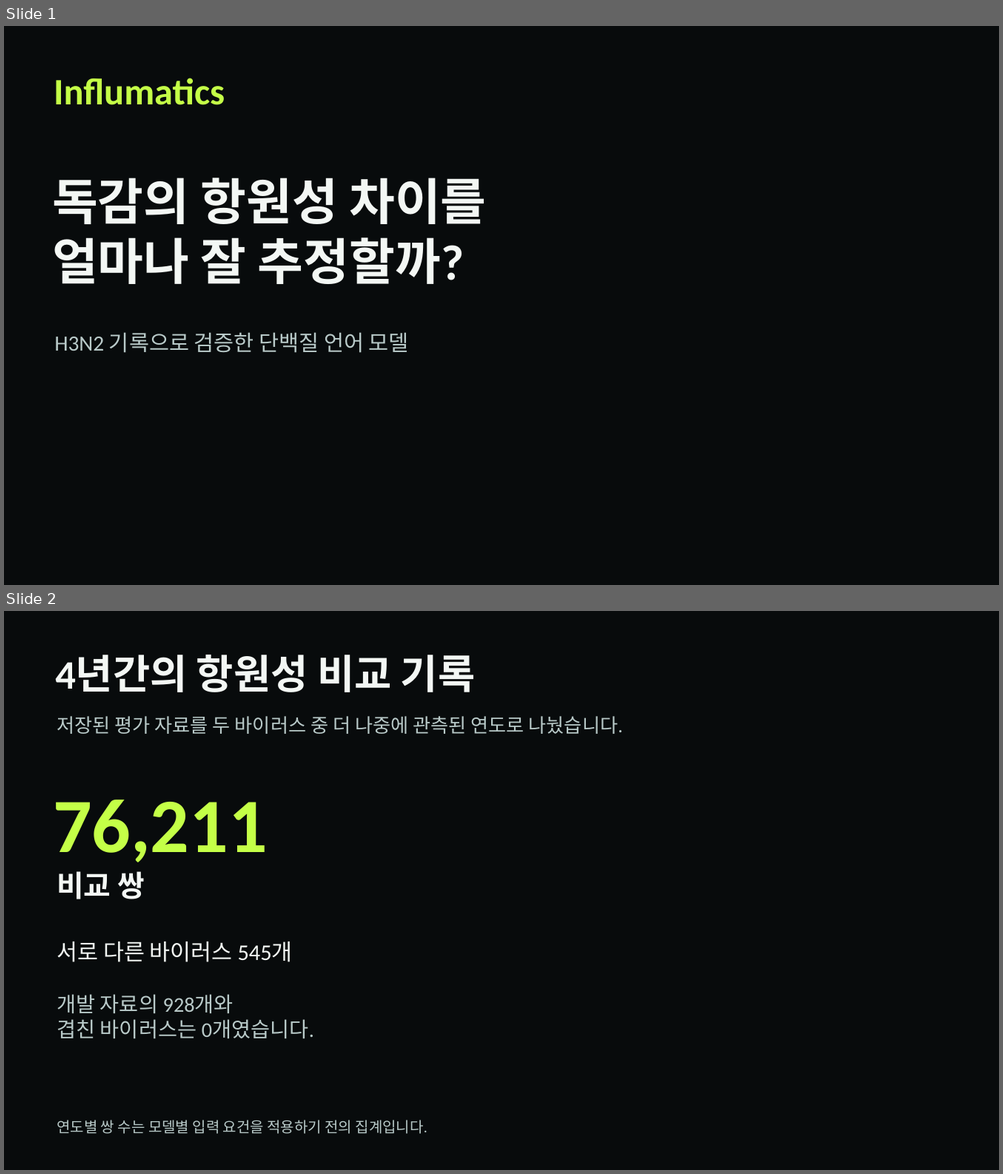
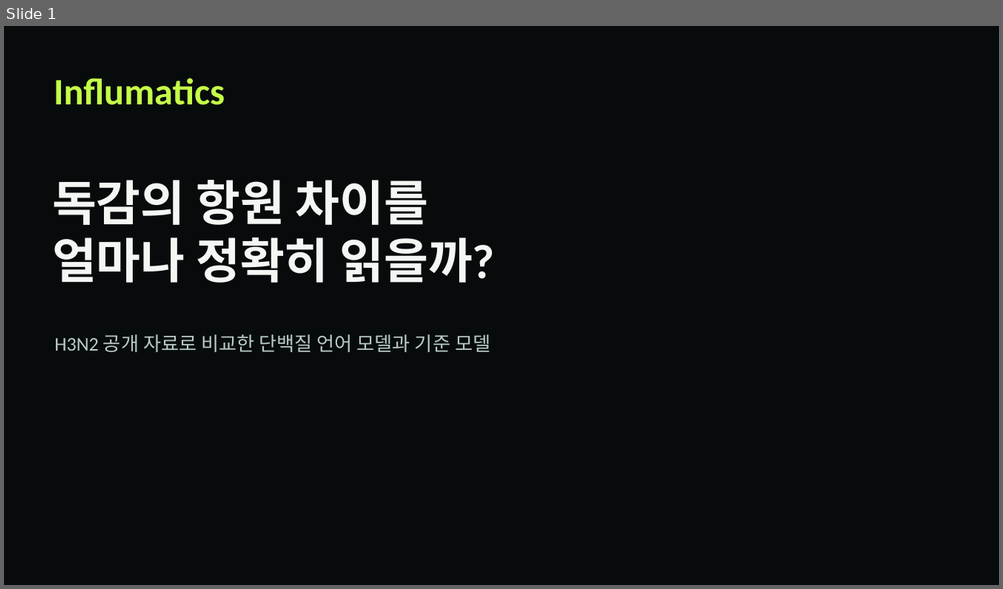
Before and after one commit to ssy2205/influmatics, a slide deck: web/frontend/public/research/results/influmatics-results.pptx. Shown one above the other, each under a label of ours: slides 1 and 2 before the commit, slide 1 after it. The pictures are 1003x1174 and 1003x589 pixels, drawn with LibreOffice and Linux fonts; fonts in the diff are those of the drawing; background and template pictures are left out. Boxes give left, top, right and bottom in pixels: in the first picture for what was removed or moved away, otherwise in the second. Text is boxed around its words. In the diff, an @@ line names an element or a change of style, - is before the commit and + after.

```diff
--- a/web/frontend/public/research/results/influmatics-results.pptx
+++ b/web/frontend/public/research/results/influmatics-results.pptx
@@ slide 2 removed at <box>4,611,999,1170</box>, background #080B0C @@
@@ text removed at <box>55,655,475,692</box> @@
-4년간의 항원성 비교 기록
@@ text removed at <box>57,716,623,734</box> @@
-저장된 평가 자료를 두 바이러스 중 더 나중에 관측된 연도로 나눴습니다.
@@ text removed at <box>53,800,267,863</box> @@
-76,211
@@ text removed at <box>57,871,145,900</box> @@
-비교 쌍
@@ text removed at <box>57,942,293,963</box> @@
-서로 다른 바이러스 545개
@@ text removed at <box>57,994,314,1039</box> @@
-개발 자료의 928개와
-겹친 바이러스는 0개였습니다.
@@ text removed at <box>57,1120,427,1134</box> @@
-연도별 쌍 수는 모델별 입력 요건을 적용하기 전의 집계입니다.
@@ slide 1 changed as well @@
@@ text at <box>52,180,495,283</box>: text changed; size 48 to 46.5 pt @@
-독감의 항원성 차이를
-얼마나 잘 추정할까?
+독감의 항원 차이를
+얼마나 정확히 읽을까?
@@ text at <box>54,335,490,352</box>: text changed; size 21 to 18.8 pt @@
-H3N2 기록으로 검증한 단백질 언어 모델
+H3N2 공개 자료로 비교한 단백질 언어 모델과 기준 모델
```
Also in this commit, not shown: 1 other slide changed, 5 slides added, 3 other slides removed, 3 other files.
